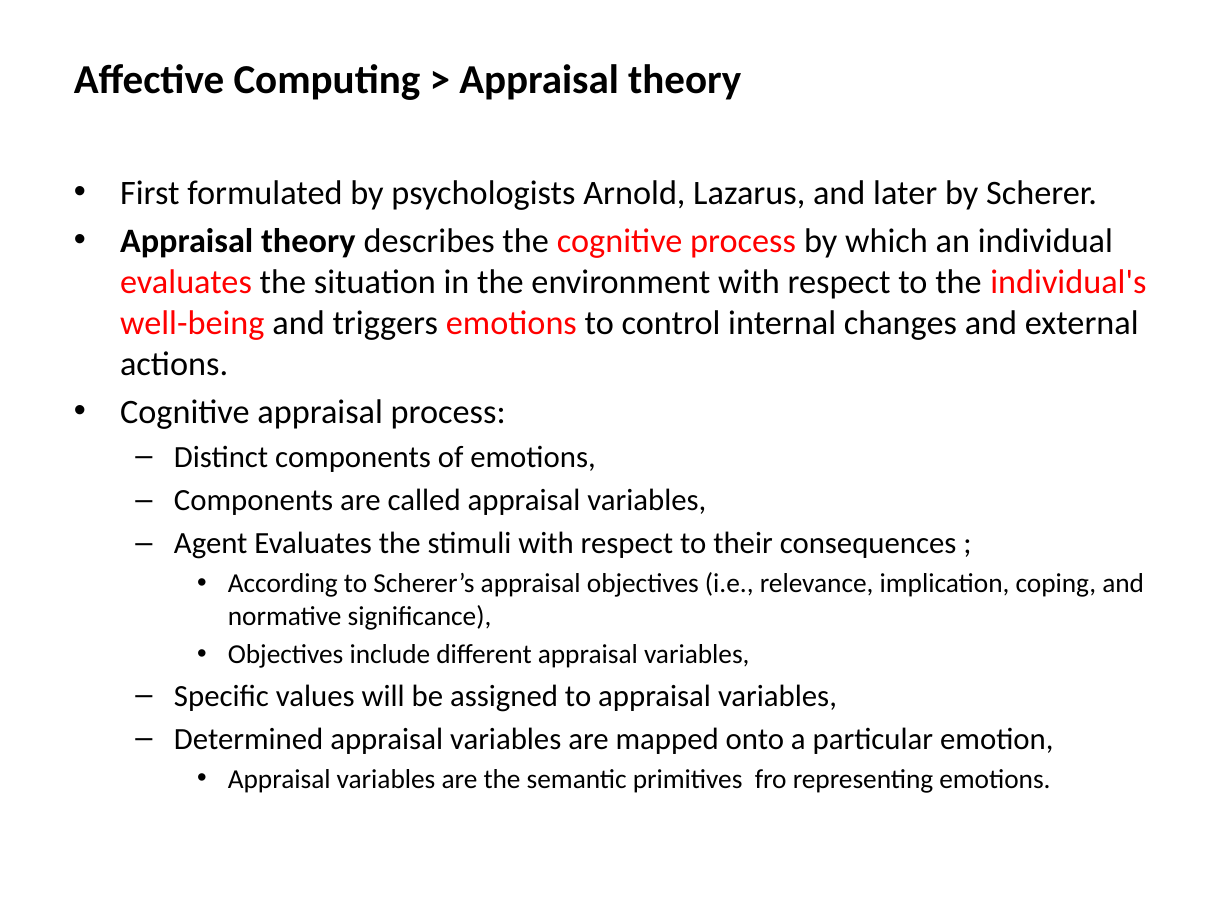
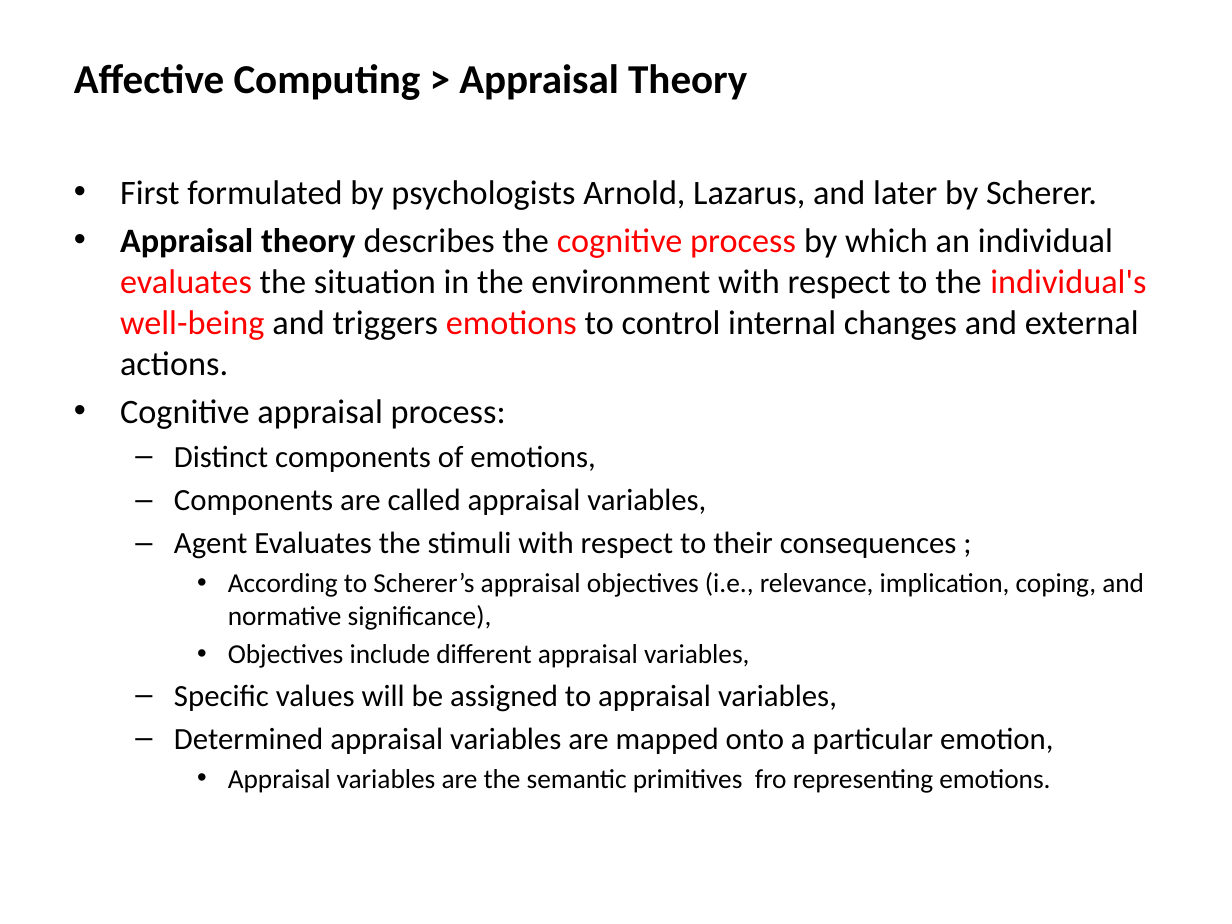
Before and after one commit to mshayganfar/CompExam1, a slide deck: slide 21 of presentation/PhD-comprehensive-exam.pptx. Drawn at 1232x924 pixels with LibreOffice and Linux fonts; fonts in the diff are those of the drawing. Boxes give left, top, right and bottom in pixels: in the first picture for what was removed or moved away, otherwise in the second. Text is boxed around its words. In the diff, an @@ line names an element or a change of style, - is before the commit and + after.

Commit message:
Dimensional theory.
Finished dimensional theories.

```diff
--- a/presentation/PhD-comprehensive-exam.pptx
+++ b/presentation/PhD-comprehensive-exam.pptx
@@ text at bbox=[74, 64, 747, 100]: text changed @@
-Affective Computing > Appraisal theory
+Affective Computing > Appraisal Theory
```
Also in this commit, not shown: 2 other slides changed, 2 slides added.
